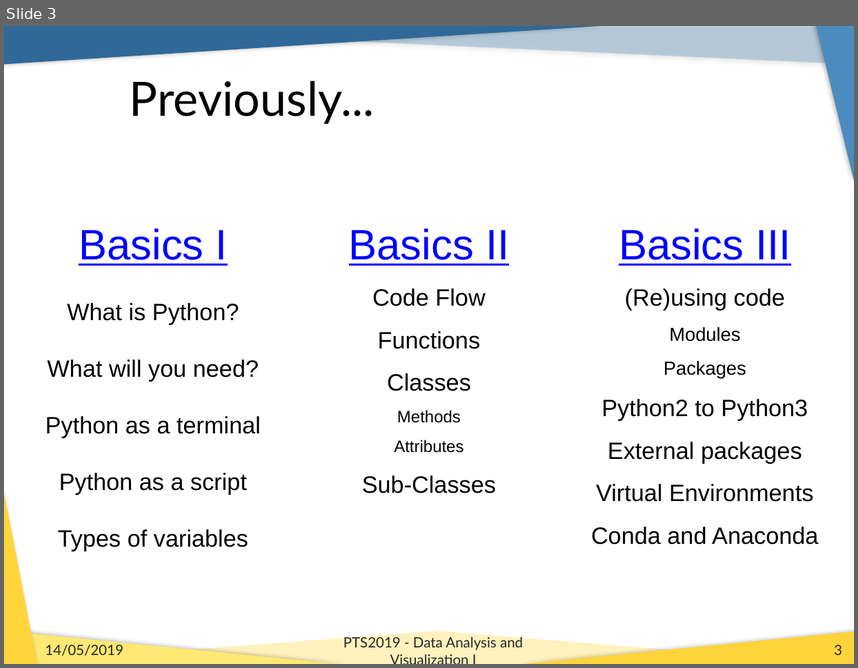
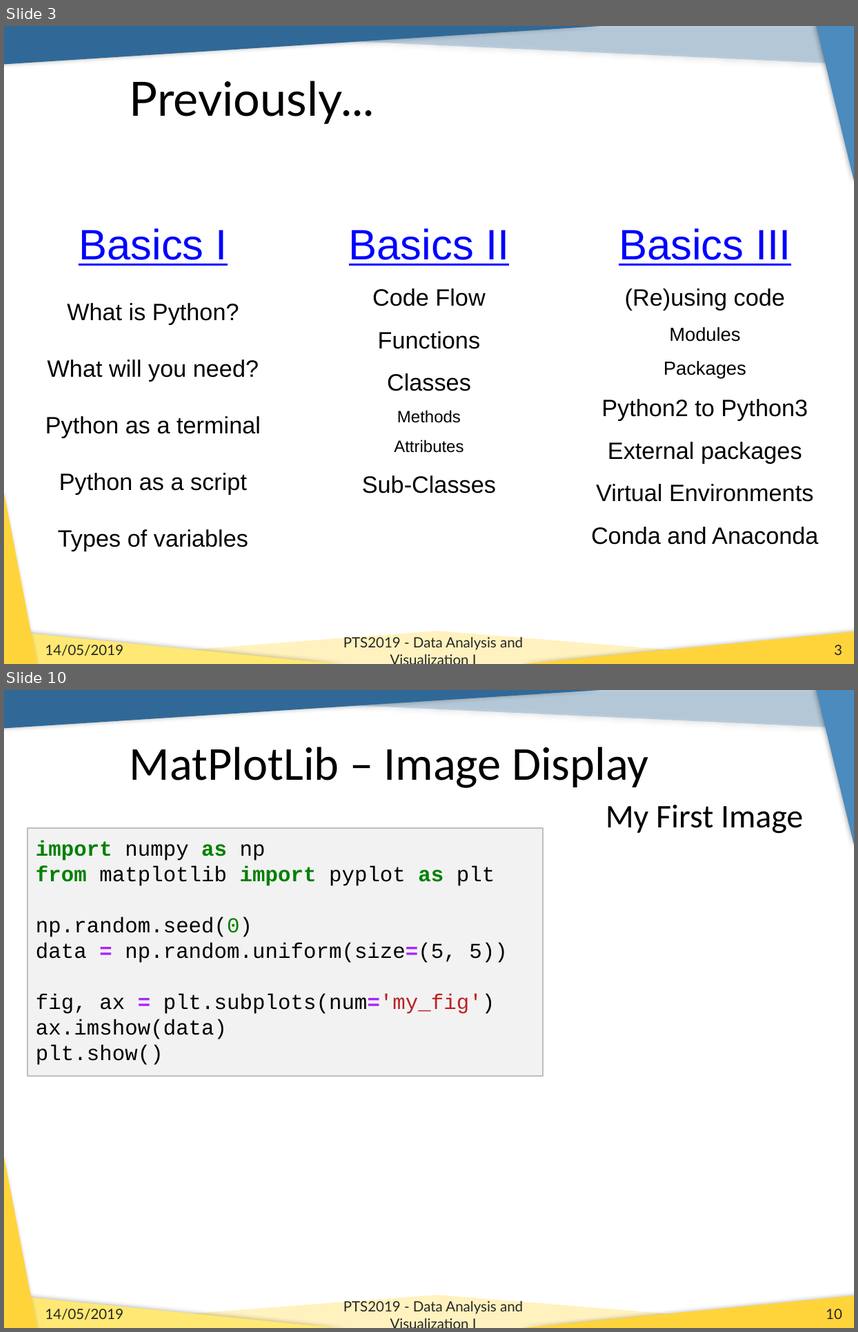
Before and after one commit to b1quint/Python-Tutorial-Series, a slide deck: Presentations/PTS2019_DataVizualization_II.pptx. Shown one above the other, each under a label of ours: slide 3 before the commit, slides 3 and 10 after it; the slides between them are not shown. The pictures are 858x668 and 858x1332 pixels, drawn with LibreOffice and Linux fonts; fonts in the diff are those of the drawing; background and template pictures are left out. Boxes give left, top, right and bottom in pixels: in the first picture for what was removed or moved away, otherwise in the second. Text is boxed around its words. In the diff, an @@ line names an element or a change of style, - is before the commit and + after.

```diff
--- a/Presentations/PTS2019_DataVizualization_II.pptx
+++ b/Presentations/PTS2019_DataVizualization_II.pptx
@@ slide 10 added at (x1=4, y1=690, x2=854, y2=1328), background #FFFFFF; not listed: 8 template elements that a slide beside it also shows @@
@@ title added at (x1=130, y1=747, x2=648, y2=788), 40 pt, text #000000 @@
+MatPlotLib – Image Display
@@ text added at (x1=606, y1=805, x2=803, y2=834), 28 pt, text #000000 @@
+My First Image
@@ rectangle added at (x1=27, y1=828, x2=543, y2=1075), fill #F2F2F2, outline #BFBFBF 1 pt, 18 pt, text #000000 @@
+import numpy as np
+from matplotlib import pyplot as plt
+np.random.seed(0)
+data = np.random.uniform(size=(5, 5))
+fig, ax = plt.subplots(num='my_fig')
+ax.imshow(data)
+plt.show()
@@ text added at (x1=45, y1=1308, x2=124, y2=1319), 12 pt, text #262626 @@
+14/05/2019
@@ text added at (x1=343, y1=1299, x2=523, y2=1314), 12 pt, text #262626 @@
+PTS2019 - Data Analysis and Visualization I
@@ page number added at (x1=826, y1=1308, x2=842, y2=1319), 12 pt, text #262626 @@
+10
```
Also in this commit, not shown: 2 slides changed, 4 other slides added, 1 other file.
